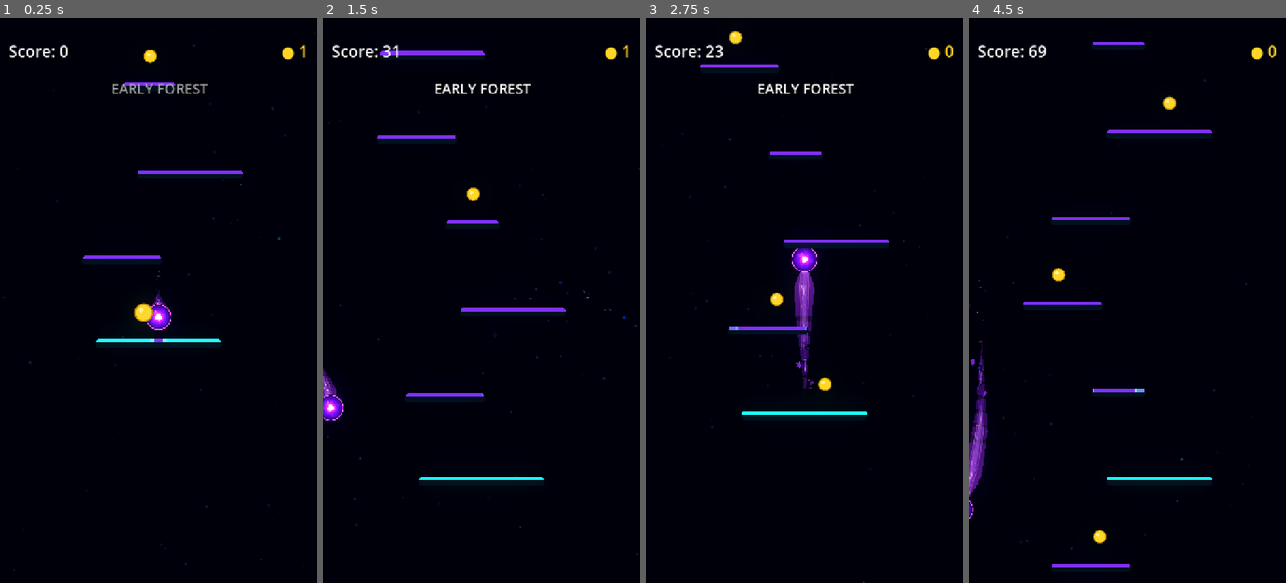
Above: before the commit, frames 1-4 (left to right).
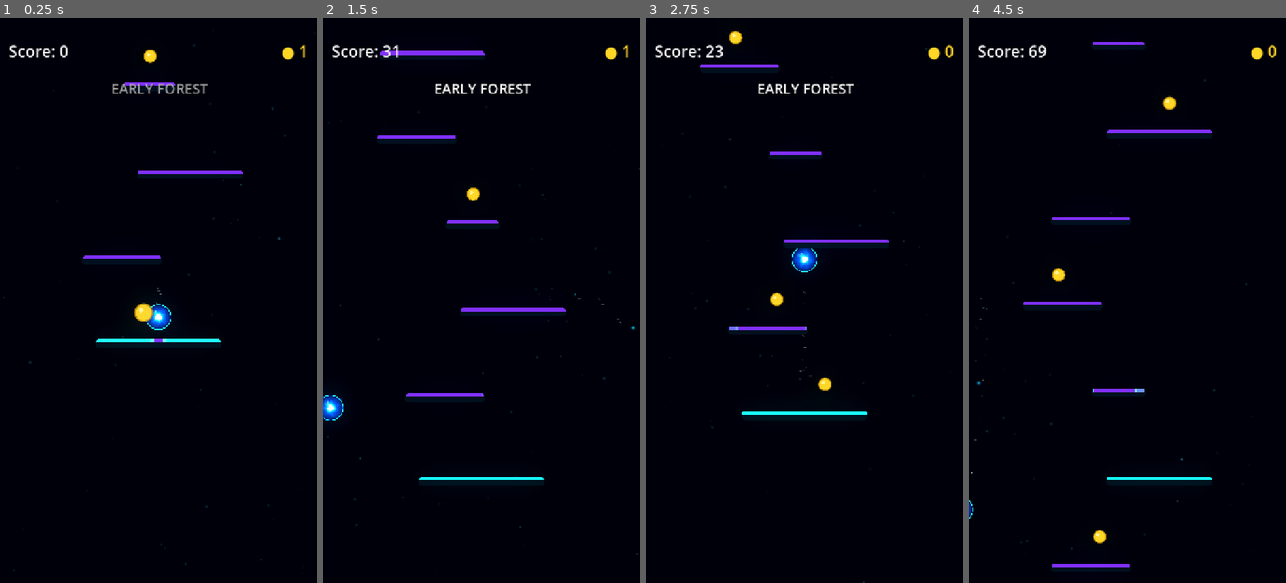
Above: after the commit, the same moments.

Repository: Kryodo/TowerJump
Game: Godot game, scene res://scenes/main.tscn
The game is run twice, just before and just after one commit, with the same random seed, the same clock (stepped at 60 frames per second) and the same inputs.
Inputs (mouse positions are in pixels of both pictures, inside the frame that each line leads up to):
- Up to frame 1 (0.25 s): no input
- Up to frame 2 (1.5 s): move the mouse to (551, 272) at 0.52 s; hold Right (ui_right) 0.53-1.25 s; click (551, 272) at 0.67 s; drag from (418, 328) to (471, 193) at 1.27 s
- Up to frame 3 (2.75 s): click "Nochmal spielen" at 2 s
- Up to frame 4 (4.5 s): move the mouse to (1159, 176) at 2.77 s; hold Right (ui_right) 2.78-3.5 s; drag from (1111, 413) to (1057, 215) at 3.52 s; move the mouse to (1222, 385) at 4.27 s; hold Left (ui_left) from 4.28 s (still down)

The runs differ from the first frame. In frame 1, 0.3% of the frame differs, in the area x 46-54%, y 44-56%; in frame 2, 0.4%; in frame 3, 1.0%, in the area x 46-54%, y 40-67%; in frame 4, 0.9%.
Error after the commit: Parse Error: Function "_prune_shed_break_events()" not found in base self. (res://scripts/ball_trail.gd:766)

Commit message:
Prepare solid detached material and persistent break state

Diff:
--- a/scripts/ball_trail.gd
+++ b/scripts/ball_trail.gd
@@ -46,6 +46,7 @@
 var _shed_piece_ranges: Array[Dictionary] = []
 var _shed_break_events: Array[Dictionary] = []
 var _shed_piece_material: ShaderMaterial
+var _detached_piece_material: ShaderMaterial
 
 
 func _ready() -> void:
@@ -226,6 +227,8 @@
 	_trail_time += delta
 	if shedding_enabled:
 		_shed_spawn_clock += delta
+	else:
+		_shed_break_events.clear()
 	var current_world_position: Vector2 = ball.global_position
 	var movement: Vector2 = current_world_position - _previous_ball_position
 	var distance_from_trail: float = movement.length()
@@ -605,6 +608,10 @@
 		_shed_piece_material = base_material.duplicate() as ShaderMaterial
 		_shed_piece_material.set_shader_parameter("solid_piece", 1.0)
 		_shed_piece_material.set_shader_parameter("shedding_amount", 1.0)
+		_detached_piece_material = _shed_piece_material.duplicate() as ShaderMaterial
+		_detached_piece_material.set_shader_parameter("shed_gap_0", Vector2(-1.0, -1.0))
+		_detached_piece_material.set_shader_parameter("shed_gap_1", Vector2(-1.0, -1.0))
+		_detached_piece_material.set_shader_parameter("shed_gap_2", Vector2(-1.0, -1.0))
 
 	for piece_index in range(SHED_GEOMETRY_PIECE_CAPACITY):
 		var piece := Polygon2D.new()
@@ -743,7 +750,7 @@
 
 	piece.polygon = polygon_points
 	piece.uv = polygon_uvs
-	piece.material = _unified_shape.material
+	piece.material = _shed_piece_material
 	piece.visible = polygon_points.size() >= 4
 
 
@@ -756,7 +763,9 @@
 	half_widths: Array[float]
 ) -> void:
 	_clear_shed_geometry_pieces()
+	_prune_shed_break_events()
 	if _shed_geometry_pieces.is_empty() or total_distance < 38.0 or _shed_geometry_container == null:
+		_sync_shed_gap_materials(cumulative_distances, total_distance)
 		return
 
 	# The unbroken head ends first. Beyond a small open gap, individually
